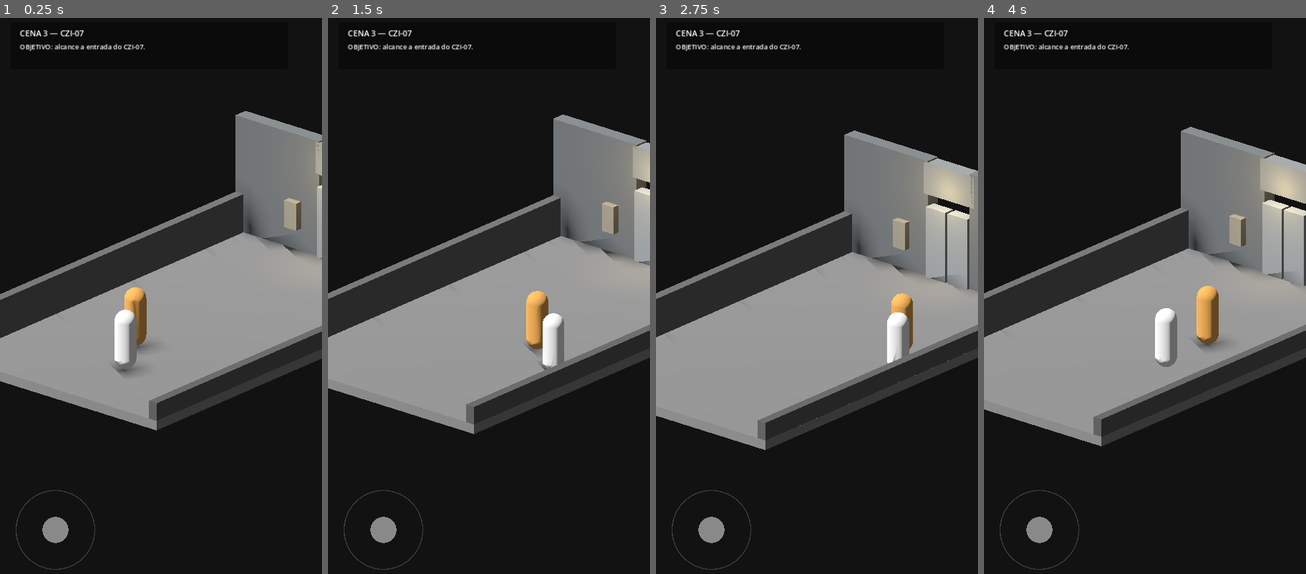
Above: before the commit, frames 1-4 (left to right).
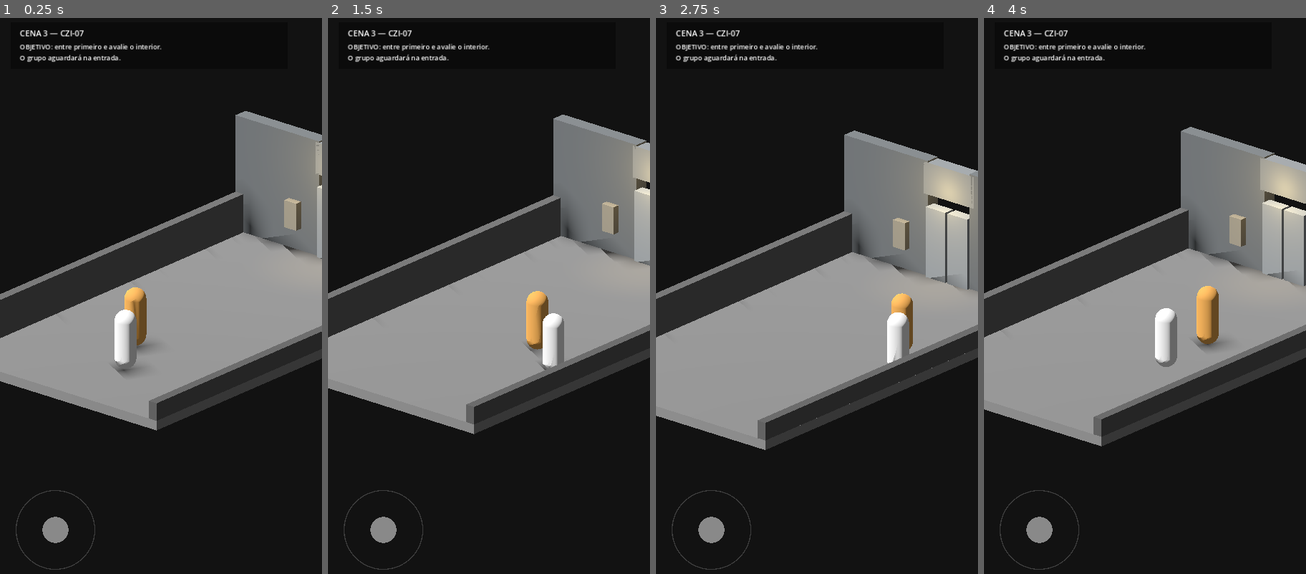
Above: after the commit, the same moments.

Repository: Surgaj/Protocol-Zero
Game: Godot game, scene res://scenes/vertical_slice/scene_03_czi_approach.tscn
The game is run twice, just before and just after one commit, with the same random seed, the same clock (stepped at 60 frames per second) and the same inputs. This scene is started directly instead of the project's main scene.
Inputs (mouse positions are in pixels of both pictures, inside the frame that each line leads up to):
- Up to frame 1 (0.25 s): no input
- Up to frame 2 (1.5 s): tap Enter at 0.5 s; move the mouse to (559, 268) at 0.52 s; hold D (move_right) 0.53-1.25 s; click (559, 268) at 0.67 s; drag from (424, 329) to (472, 412) at 1.27 s
- Up to frame 3 (2.75 s): move the mouse to (849, 173) at 2.02 s; hold D (move_right) from 2.03 s (still down)
- Up to frame 4 (4 s): release D (move_right) at 2.75 s; drag from (1128, 412) to (1048, 212) at 2.77 s; move the mouse to (1241, 384) at 3.52 s; hold A (move_left) from 3.53 s (still down)

The runs differ from the first frame. In frame 1, 0.4% of the frame differs, in the area x 6-51%, y 4-8%; in frame 2, 0.4%; in frame 3, 0.4%; in frame 4, 0.4%.

Commit message:
Carry recruited group to the CZI-07 gate

Diff:
--- a/godot/scripts/vertical_slice/scene_03_czi_approach.gd
+++ b/godot/scripts/vertical_slice/scene_03_czi_approach.gd
@@ -1,7 +1,7 @@
 extends Node3D
 
-# PROTOCOL ZERO — Milestone 0.3 / Cena 3 greybox
-# Prova visual: Maya lê relação/memória persistida e muda distância, espera e iniciativa.
+# PROTOCOL ZERO — Cena 3 / aproximação do CZI-07.
+# Maya mantém comportamento relacional; o grupo formado na Jornada chega junto e espera na entrada.
 
 var player: CharacterBody3D
 var maya: CharacterBody3D
@@ -9,6 +9,7 @@
 var virtual_stick: Control
 var objective_label: Label
 var status_label: Label
+var group_markers: Dictionary = {}
 
 func _ready() -> void:
 	GameState.ensure_new_run()
@@ -16,11 +17,28 @@
 	_build_approach()
 	player = _build_player()
 	maya = _build_maya()
+	_build_recruited_group()
 	gameplay_camera = _build_camera(player)
 	player.call("set_movement_camera", gameplay_camera)
 	maya.call("configure", player, Vector3(-0.9, 0.90, -5.0), Vector3(-1.65, 0.90, -5.15))
 	_build_ui()
 	_build_entry_trigger()
+
+func _process(delta: float) -> void:
+	if player == null:
+		return
+	var offsets: Dictionary = {
+		"iris": Vector3(1.25, 0.0, 1.8),
+		"dante": Vector3(-1.55, 0.0, 2.7),
+		"noah": Vector3(1.60, 0.0, 2.9),
+	}
+	for citizen_id: String in group_markers.keys():
+		var marker: Node3D = group_markers[citizen_id] as Node3D
+		var target: Vector3 = player.global_position + (offsets[citizen_id] as Vector3)
+		target.y = 0.90
+		# Os três param do lado de fora; Elias é quem cruza o limiar primeiro.
+		target.z = maxf(target.z, -4.55)
+		marker.global_position = marker.global_position.move_toward(target, delta * 2.5)
 
 func _make_material(color: Color) -> StandardMaterial3D:
 	var material := StandardMaterial3D.new()
@@ -120,6 +138,39 @@
 	collision.shape = capsule
 	body.add_child(collision)
 	return body
+
+func _build_recruited_group() -> void:
+	var starts: Dictionary = {
+		"iris": Vector3(1.25, 0.90, 3.5),
+		"dante": Vector3(-1.5, 0.90, 4.2),
+		"noah": Vector3(1.6, 0.90, 4.4),
+	}
+	for citizen_id: String in ["iris", "dante", "noah"]:
+		if not GameState.is_party_member(citizen_id):
+			continue
+		var marker := Node3D.new()
+		marker.name = "%s_GroupMarker" % citizen_id.capitalize()
+		marker.position = starts[citizen_id] as Vector3
+		add_child(marker)
+		var mesh_instance := MeshInstance3D.new()
+		var mesh := CapsuleMesh.new()
+		mesh.radius = 0.29
+		mesh.height = 1.70
+		mesh.material = _make_material(_citizen_color(citizen_id))
+		mesh_instance.mesh = mesh
+		marker.add_child(mesh_instance)
+		group_markers[citizen_id] = marker
+
+func _citizen_color(citizen_id: String) -> Color:
+	match citizen_id:
+		"iris":
+			return Color("c79e76")
+		"dante":
+			return Color("b5502a")
+		"noah":
+			return Color("8d8a62")
+		_:
+			return Color("aaaaaa")
 
 func _build_camera(target_player: CharacterBody3D) -> Camera3D:
 	var camera := Camera3D.new()
@@ -155,7 +206,7 @@
 	panel.add_child(objective_label)
 	status_label = Label.new()
 	status_label.position = Vector2(20, 44)
-	status_label.text = "OBJETIVO: alcance a entrada do CZI-07."
+	status_label.text = "OBJETIVO: entre primeiro e avalie o interior.\nO grupo aguardará na entrada."
 	status_label.add_theme_font_size_override("font_size", 15)
 	panel.add_child(status_label)
 	virtual_stick = Control.new()
@@ -170,8 +221,8 @@
 	layer.add_child(virtual_stick)
 
 func _build_entry_trigger() -> void:
-	# Cena 3 ainda é mundo externo. Cruzar a porta carrega o único mapa persistente do CZI-07.
-	# Depois disso, corredor/gerador/dormitório não trocam mais de cena entre si.
+	# Cena 3 ainda é mundo externo. Elias cruza sozinho; o grupo espera do lado de fora.
+	# Depois da energia voltar, o grupo entra no mapa persistente do CZI-07.
 	var area := Area3D.new()
 	area.name = "CZIEntryTrigger"
 	area.position = Vector3(0, 1.0, -5.30)
